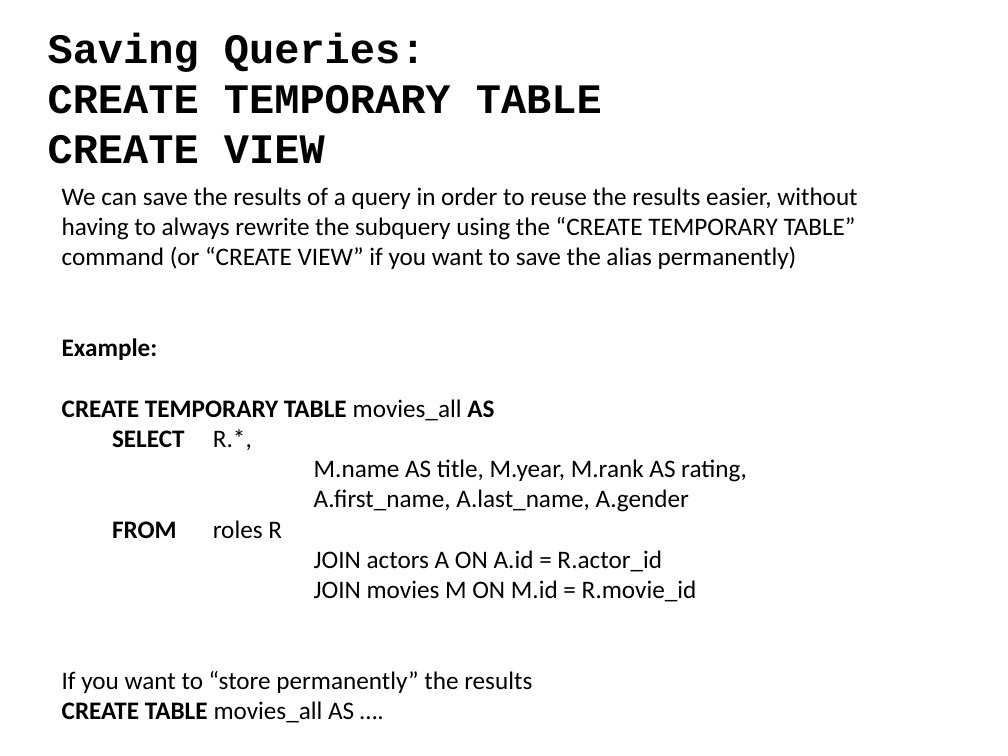
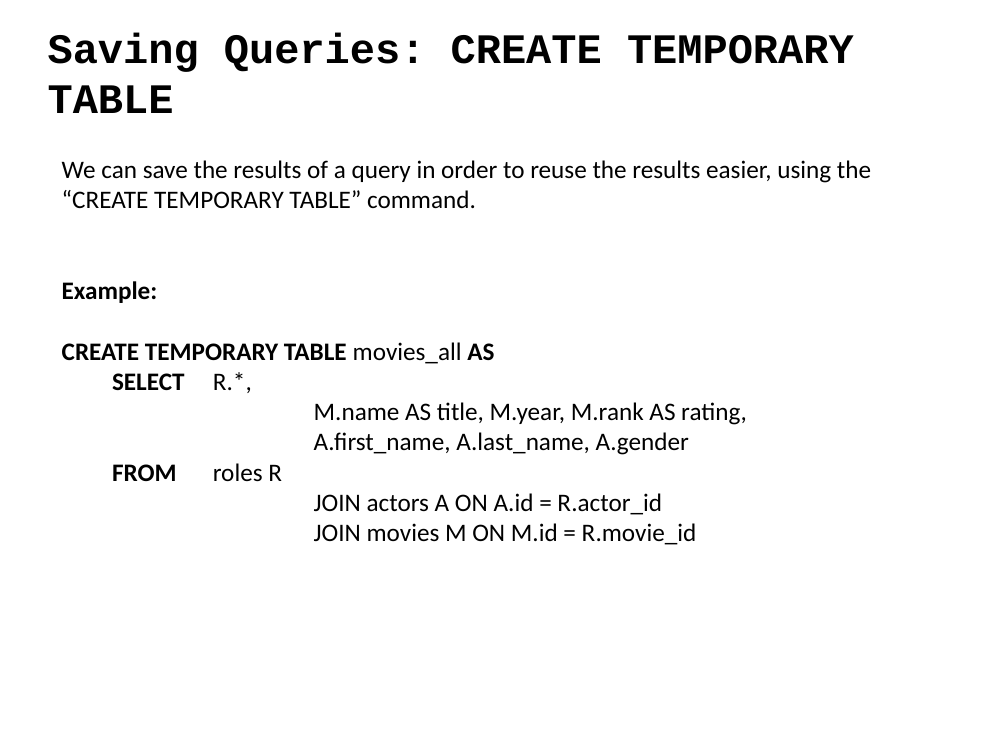
Before and after one commit to ipeirotis/introduction-to-databases, a slide deck: slide 72 of C-SQL.pptx (slide 76 before the commit). Drawn at 1008x756 pixels with LibreOffice and Linux fonts; fonts in the diff are those of the drawing. Boxes give left, top, right and bottom in pixels: in the first picture for what was removed or moved away, otherwise in the second. Text is boxed around its words. In the diff, an @@ line names an element or a change of style, - is before the commit and + after.

```diff
--- a/C-SQL.pptx
+++ b/C-SQL.pptx
@@ text at (48,32,854,113): text changed @@
-Saving Queries:
-CREATE TEMPORARY TABLE
-CREATE VIEW
+Saving Queries: CREATE TEMPORARY TABLE
@@ text "We can save the results ...": place and size @@
-text "We can save the results ..." at (62,187,857,723)
+text "We can save the results ..." at (62,160,871,545)
@@ text at (62,160,871,209): text changed @@
-We can save the results of a query in order to reuse the results easier, without having to always rewrite the subquery using the “CREATE TEMPORARY TABLE” command (or “CREATE VIEW” if you want to save the alias permanently)
+We can save the results of a query in order to reuse the results easier, using the “CREATE TEMPORARY TABLE” command.
@@ text at (62,671,532,723): paragraphs removed @@
-If you want to “store permanently” the results
-CREATE TABLE movies_all AS ….
```
Also in this commit, not shown: 8 other slides changed, 2 slides added, 1 slide removed.
